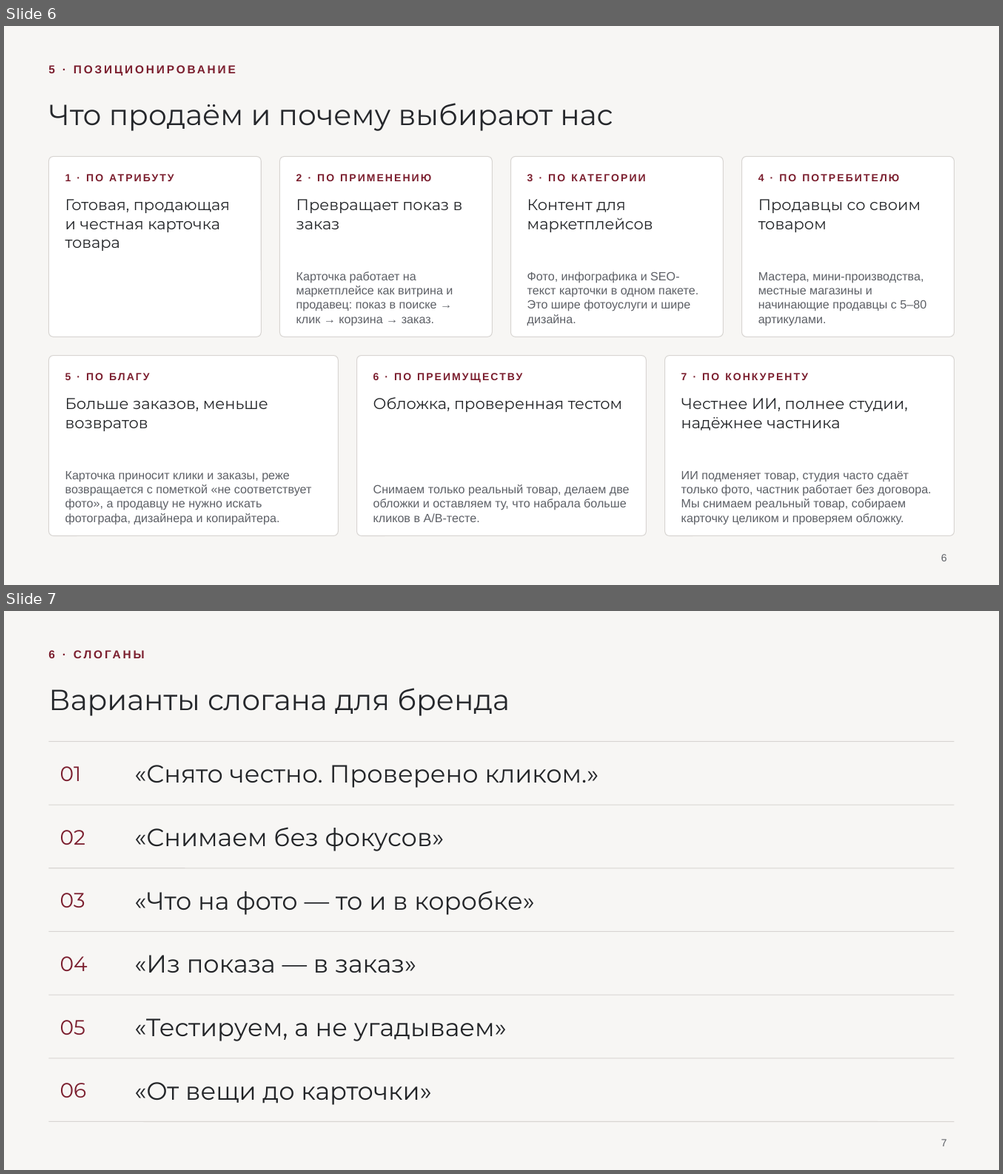
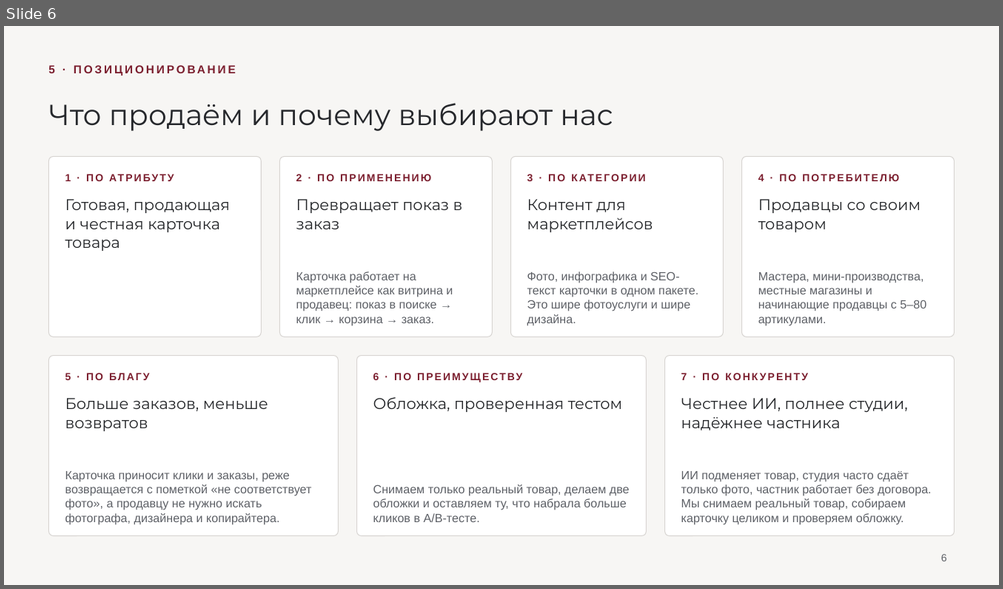
Before and after one commit to frnjuo/brand-photo-studio-, a slide deck: Презентация (редактируемая).pptx. Shown one above the other, each under a label of ours: slides 6 and 7 before the commit, slide 6 after it. The pictures are 1003x1174 and 1003x589 pixels, drawn with LibreOffice and Linux fonts; fonts in the diff are those of the drawing. Boxes give left, top, right and bottom in pixels: in the first picture for what was removed or moved away, otherwise in the second. Text is boxed around its words. In the diff, an @@ line names an element or a change of style, - is before the commit and + after.

```diff
--- a/Презентация (редактируемая).pptx
+++ b/Презентация (редактируемая).pptx
@@ slide 7 removed at bbox=[4, 611, 999, 1170], background #F7F6F4 @@
@@ text removed at bbox=[48, 650, 55, 658] @@
-6 · СЛОГАНЫ
@@ title removed at bbox=[48, 688, 509, 716] @@
-Варианты слогана для бренда
@@ line removed from (48, 741) to (954, 741) @@
@@ text removed at bbox=[134, 765, 599, 788] @@
-«Снято честно. Проверено кликом.»
@@ text removed at bbox=[60, 766, 82, 781] @@
-01
@@ line removed from (48, 805) to (954, 805) @@
@@ text removed at bbox=[60, 830, 85, 845] @@
-02
@@ text removed at bbox=[134, 827, 444, 851] @@
-«Снимаем без фокусов»
@@ line removed from (48, 869) to (954, 869) @@
@@ text removed at bbox=[60, 893, 85, 908] @@
-03
@@ text removed at bbox=[134, 891, 535, 915] @@
-«Что на фото — то и в коробке»
@@ line removed from (48, 932) to (954, 932) @@
@@ text removed at bbox=[60, 957, 88, 971] @@
-04
@@ text removed at bbox=[134, 955, 416, 973] @@
-«Из показа — в заказ»
@@ line removed from (48, 995) to (954, 995) @@
@@ text removed at bbox=[60, 1020, 85, 1035] @@
-05
@@ text removed at bbox=[134, 1019, 506, 1042] @@
-«Тестируем, а не угадываем»
@@ line removed from (48, 1059) to (954, 1059) @@
@@ text removed at bbox=[60, 1083, 87, 1098] @@
-06
@@ text removed at bbox=[134, 1082, 431, 1105] @@
-«От вещи до карточки»
@@ line removed from (48, 1122) to (954, 1122) @@
@@ page number removed at bbox=[941, 1139, 947, 1147] @@
-7
```
Also in this commit, not shown: 2 slides added, 3 other files.
